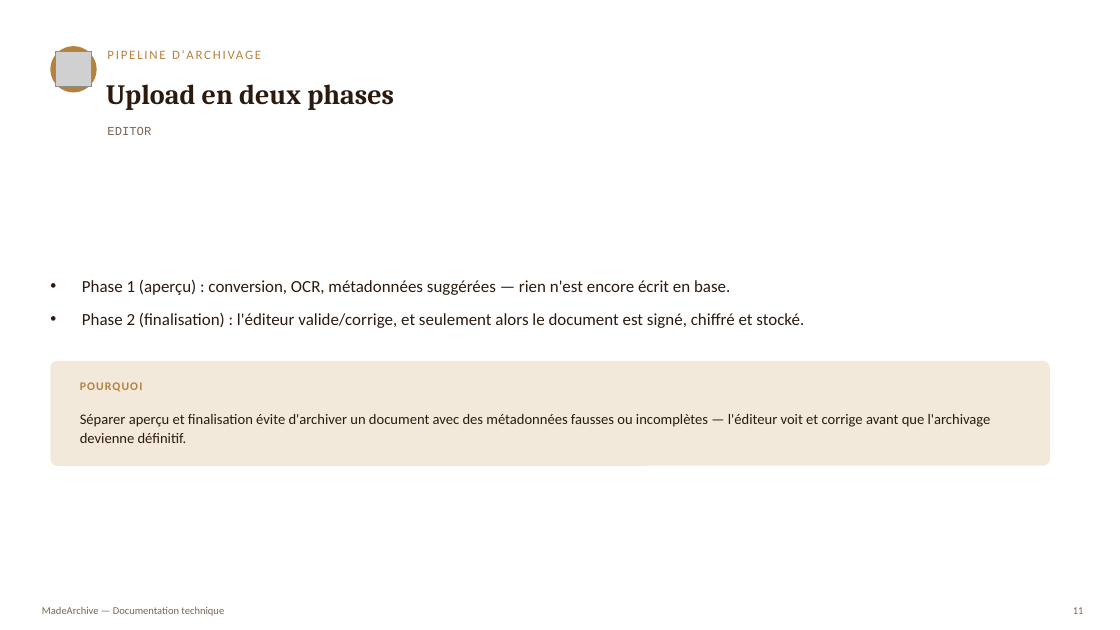
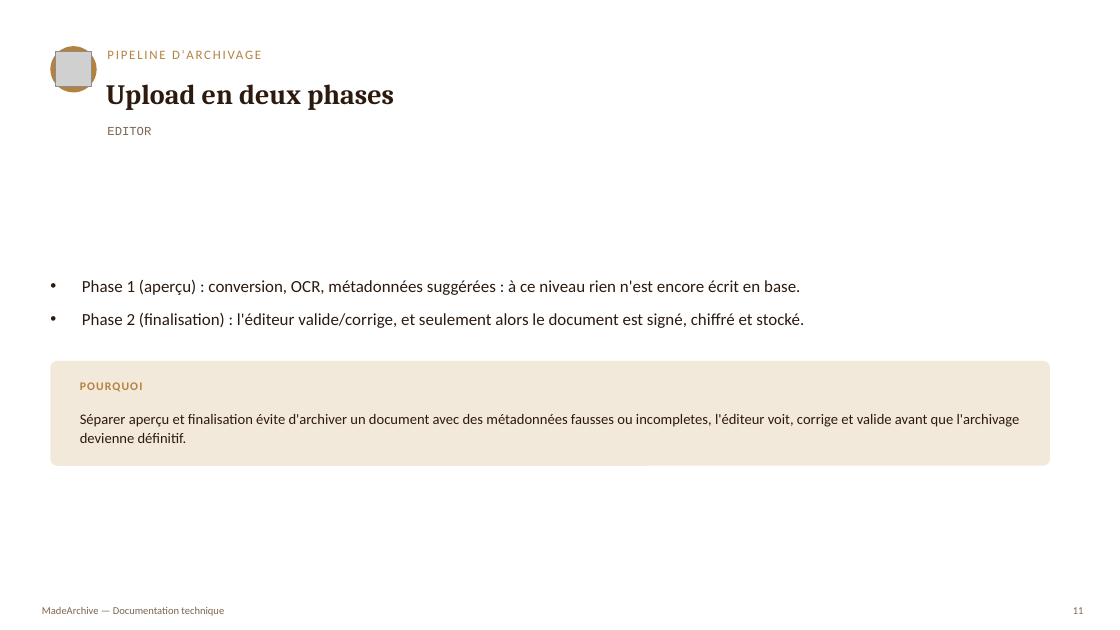
Before and after one commit to Lloyd-koutele/MadeArchive, a slide deck: slide 11 of docs/documentation-application.pptx. Drawn at 1120x630 pixels with LibreOffice and Linux fonts; fonts in the diff are those of the drawing; grey boxes stand for pictures. Boxes give left, top, right and bottom in pixels: in the first picture for what was removed or moved away, otherwise in the second. Text is boxed around its words. In the diff, an @@ line names an element or a change of style, - is before the commit and + after.

Commit message:
madeArchive 1.1

```diff
--- a/docs/documentation-application.pptx
+++ b/docs/documentation-application.pptx
@@ text at (82,280,800,295): text changed @@
-• Phase 1 (aperçu) : conversion, OCR, métadonnées suggérées — rien n'est encore écrit en base.
+• Phase 1 (aperçu) : conversion, OCR, métadonnées suggérées : à ce niveau rien n'est encore écrit en base.
@@ text at (80,414,1020,443): text changed @@
-Séparer aperçu et finalisation évite d'archiver un document avec des métadonnées fausses ou incomplètes — l'éditeur voit et corrige avant que l'archivage devienne définitif.
+Séparer aperçu et finalisation évite d'archiver un document avec des métadonnées fausses ou incompletes, l'éditeur voit, corrige et valide avant que l'archivage devienne définitif.
```
Also in this commit, not shown: 29 other slides changed, 8 slides removed, 15 other files.
